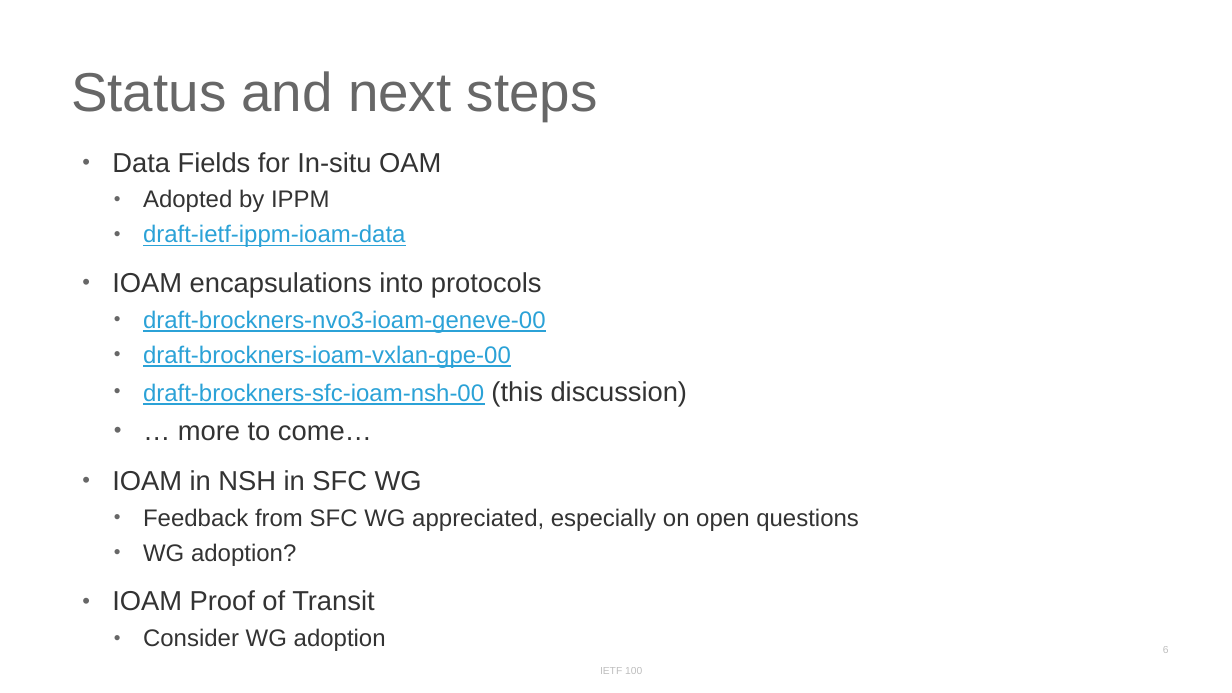
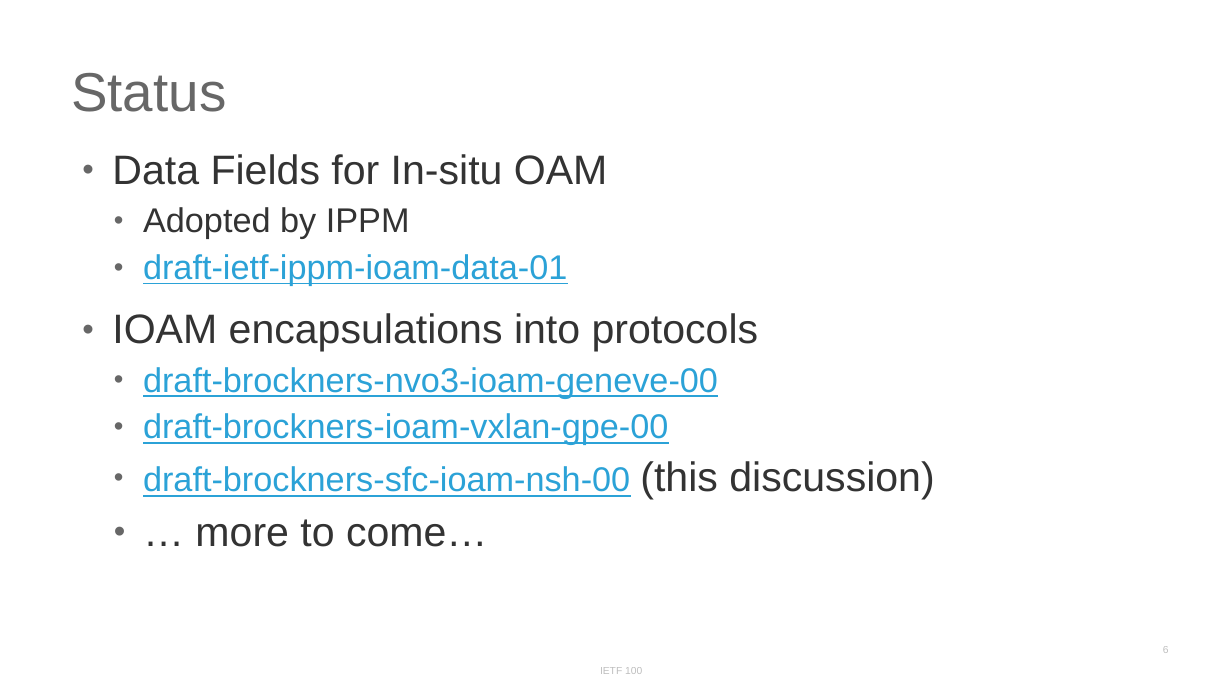
Before and after one commit to inband-oam/ietf, a slide deck: slide 6 of presentations/IETF100/IETF100-SFC-IOAM.pptx. Drawn at 1232x693 pixels with LibreOffice and Linux fonts; fonts in the diff are those of the drawing. Boxes give left, top, right and bottom in pixels: in the first picture for what was removed or moved away, otherwise in the second. Text is boxed around its words. In the diff, an @@ line names an element or a change of style, - is before the commit and + after.

Commit message:
IETF100 Presos
IETF100 Preso

```diff
--- a/presentations/IETF100/IETF100-SFC-IOAM.pptx
+++ b/presentations/IETF100/IETF100-SFC-IOAM.pptx
@@ title at bbox=[71, 73, 226, 112]: text changed @@
-Status and next steps
+Status
@@ text at bbox=[112, 154, 934, 547]: size 16 to 24 pt in "Data Fields for In-situ OAM", "IOAM encapsulations into protocols", "(this discussion)", "… more to come…"; size 14 to 20 pt in "Adopted by IPPM", "draft-brockners-nvo3-ioam-geneve-00", "draft-brockners-ioam-vxlan-gpe-00", "draft-brockners-sfc-ioam-nsh-00" @@
@@ text at bbox=[143, 254, 567, 286]: text changed; size 14 to 20 pt @@
-  • draft-ietf-ippm-ioam-data
+  • draft-ietf-ippm-ioam-data-01
@@ text at bbox=[112, 470, 859, 651]: paragraphs removed @@
-• IOAM in NSH in SFC WG
-  • Feedback from SFC WG appreciated, especially on open questions
-  • WG adoption?
-• IOAM Proof of Transit
-  • Consider WG adoption
```
Also in this commit, not shown: 3 other slides changed, 1 slide added, 5 other files.
